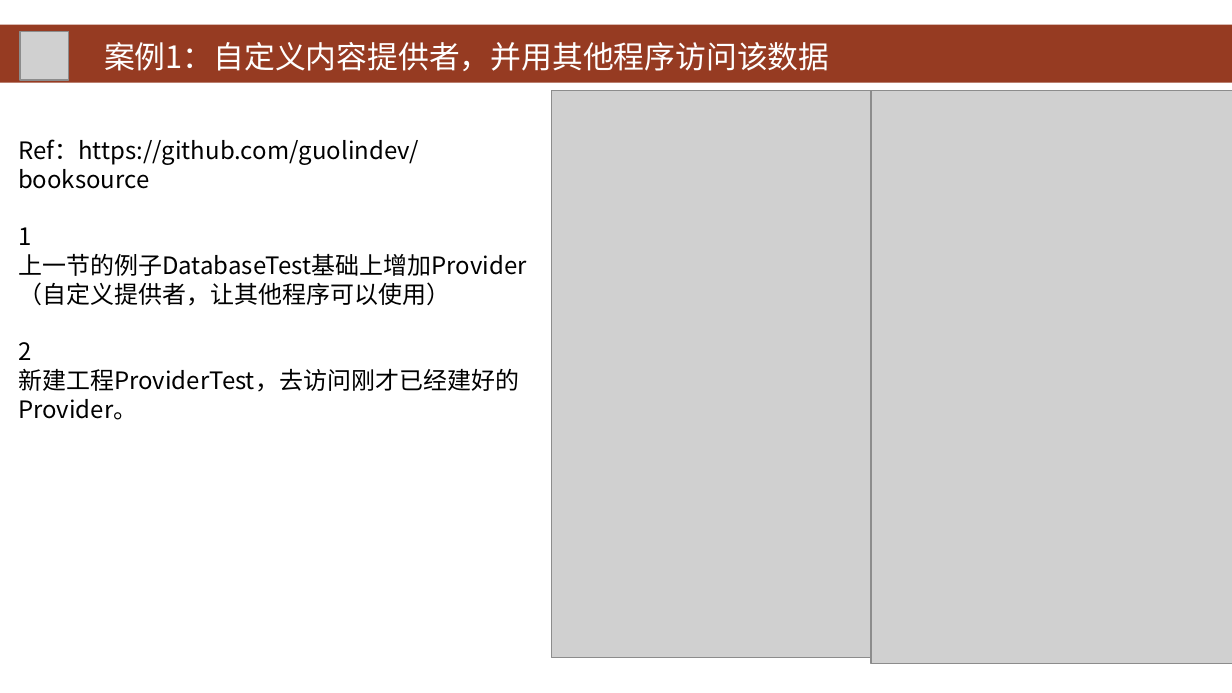
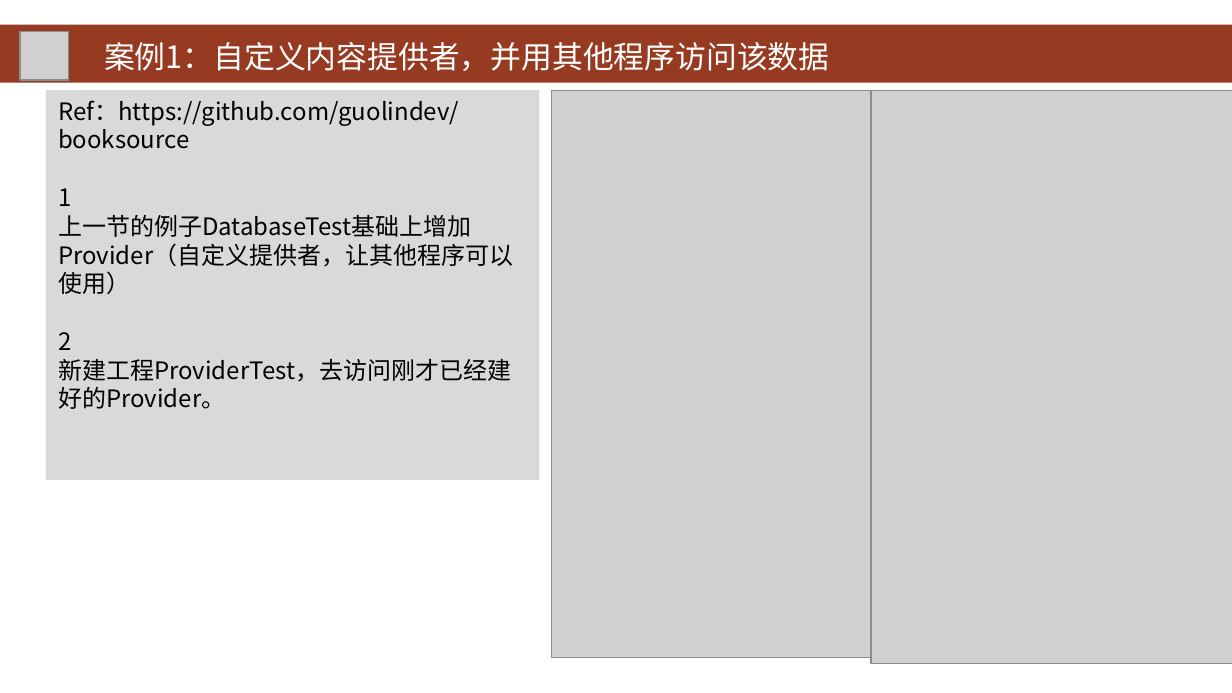
Before and after one commit to HBU/Android-PPT, a slide deck: slide 32 of 08.0 -- 数据存储 -- 第08章.pptx. Drawn at 1232x693 pixels with LibreOffice and Linux fonts; fonts in the diff are those of the drawing; grey boxes stand for pictures; background and template pictures are left out. Boxes give left, top, right and bottom in pixels: in the first picture for what was removed or moved away, otherwise in the second. Text is boxed around its words. In the diff, an @@ line names an element or a change of style, - is before the commit and + after.

```diff
--- a/08.0 -- 数据存储 -- 第08章.pptx
+++ b/08.0 -- 数据存储 -- 第08章.pptx
@@ rectangle "Ref：https://github.com/guolindev/booksource": place and size @@
-rectangle "Ref：https://github.com/guolindev/booksource" at [18,139,527,420]
+rectangle "Ref：https://github.com/guolindev/booksource" at [46,90,540,479]
@@ rectangle "Ref：https://github.com/guolindev/booksource" at [46,90,540,479]: fill none to #D9D9D9 @@
```
Also in this commit, not shown: 27 other slides changed.
